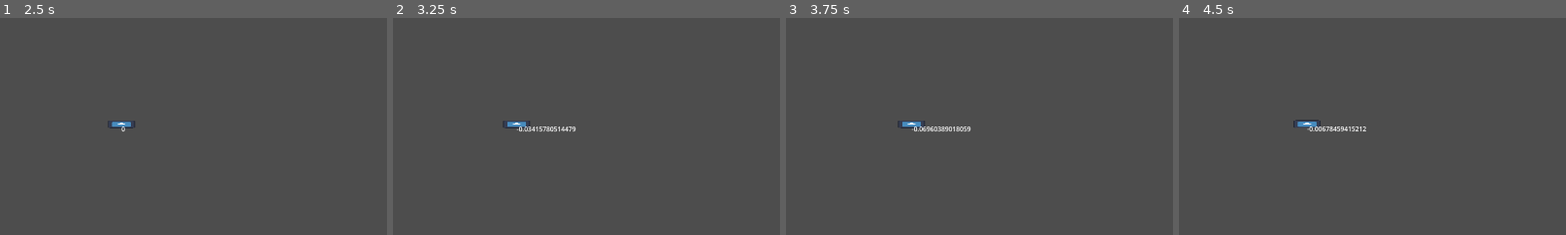
Above: before the commit, frames 1-4 (left to right).
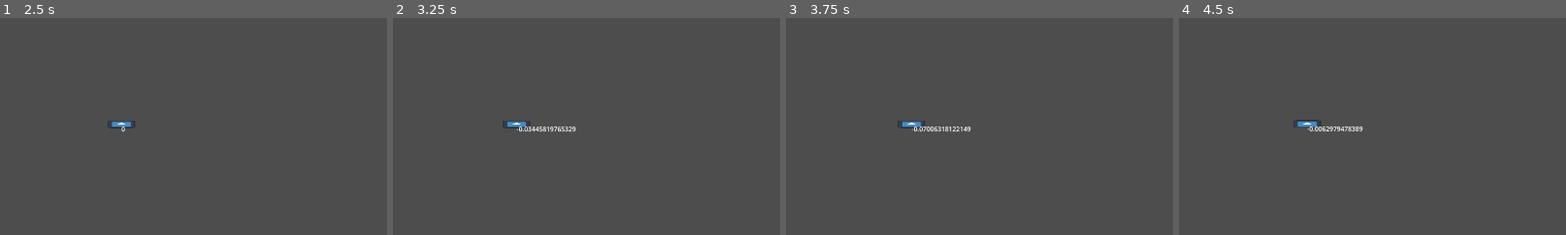
Above: after the commit, the same moments.

Repository: TeddySauyet/AIDriver
Game: Godot game, scene res://src/car/tests/car_test_0.tscn
Two runs of this game, one before a commit and one after it. Both use one fixed random seed, a clock stepped at 60 frames per second and the inputs below. The project has no main scene, so this scene is started directly. The engine's default icon, where the game draws it, is replaced by a stand-in: a white triangle on a blue panel in a dark square.
Inputs:
- Up to frame 1 (2.5 s): tap Enter at 0.5, 2 s; hold Space (backup) from 0.53 s (still down); tap A (a) at 0.6 s; tap D (d) at 0.8, 1.35 s; tap S (s) at 1.55 s; hold S (s) from 2.03 s (still down); tap W (w) at 2.3 s
- Up to frame 2 (3.25 s): keep holding Space (backup); release S (s) at 2.78 s; tap W (w) at 2.85 s; tap A (a) at 3.05 s
- Up to frame 3 (3.75 s): keep holding Space (backup); tap A (a) at 3.6 s
- Up to frame 4 (4.5 s): keep holding Space (backup); tap D (d) at 3.8, 4.35 s; tap Enter at 4.25 s
The pictures show only the part of the screen within x 0-50%, y 3-53%; the shares and areas given below are measured in that part.

Frame 1 is identical in both runs. In frame 2, 0.1% of the frame differs, in the area x 36-47%, y 50-53%; in frame 3, 0.1%; in frame 4, 0.2%, in the area x 37-49%, y 50-53%.

Commit message:
Nope, dunno why yet.

Diff:
--- a/src/car/car.gd
+++ b/src/car/car.gd
@@ -11,7 +11,7 @@
 
 var wasd_turn_angle := 10 * PI/180.0
 
-var drag : float = 0.010
+var drag : float = 0.001
 
 @onready var wheels : Array[Wheel] = [wheel_df,wheel_dl,wheel_pf,wheel_pr]
 
@@ -35,6 +35,7 @@
 		var f := wheel.get_response_force(vel_for_wheel,driving,braking)
 		f = f.rotated(transform.x.angle())
 		total_forces.push_back(f)
+
 	for idx in [0,1,2,3]:
 		apply_force(total_forces[idx],wheels[idx].transform.origin)
 
--- a/src/car/wheel.gd
+++ b/src/car/wheel.gd
@@ -9,8 +9,8 @@
 @export var mass : float = 1.0
 ## friction coefficients
 @export var static_friction : float = 5.0 # >0 because 2D simulation
-@export var rolling_friction : float = 0.01
-@export var kinetic_friction : float = 5.0
+@export var rolling_friction : float = 0.0
+@export var kinetic_friction : float = 10.0
 ## the value of gravity. m/s
 var gravity : float = ProjectSettings.get_setting("physics/2d/default_gravity")
 
@@ -26,16 +26,16 @@
 ## applied torque - positive for driving forward
 ## applied braking is > 0
 func get_response_force(velocity : Vector2,
-		driving_force : float, applied_braking : float) -> Vector2:
+			driving_force : float, applied_braking : float) -> Vector2:
 	var orientation := Vector2(1,0).rotated(angle)
 	var transverse_direction := Vector2(1,0).rotated(PI/2+angle)
 	var transverse_force := -velocity.project(transverse_direction)*mass
 	var drifting : bool = transverse_force.length() > static_friction*mass*gravity
 	var result := Vector2.ZERO
-	print(angle)
+	print(orientation.angle(),'|',transverse_direction.angle())
 	if drifting:
 		var friction := -velocity.normalized() * mass*gravity*kinetic_friction
-		var driving := orientation * driving_force * kinetic_friction
+		var driving := orientation * driving_force
 		#do this later probably
 		#var wheel_inertia_force := orientation *
 		result = friction + driving
